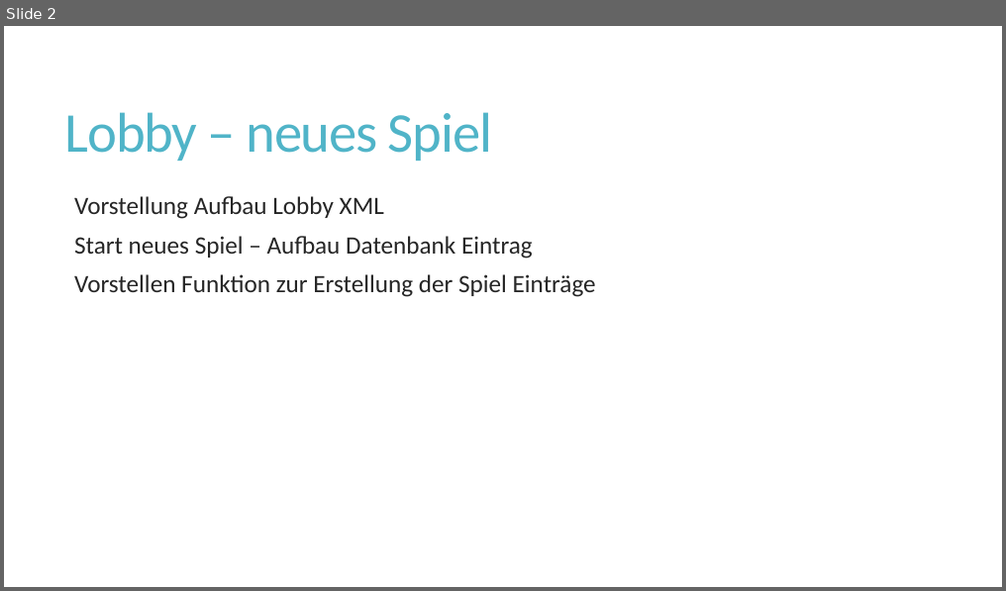
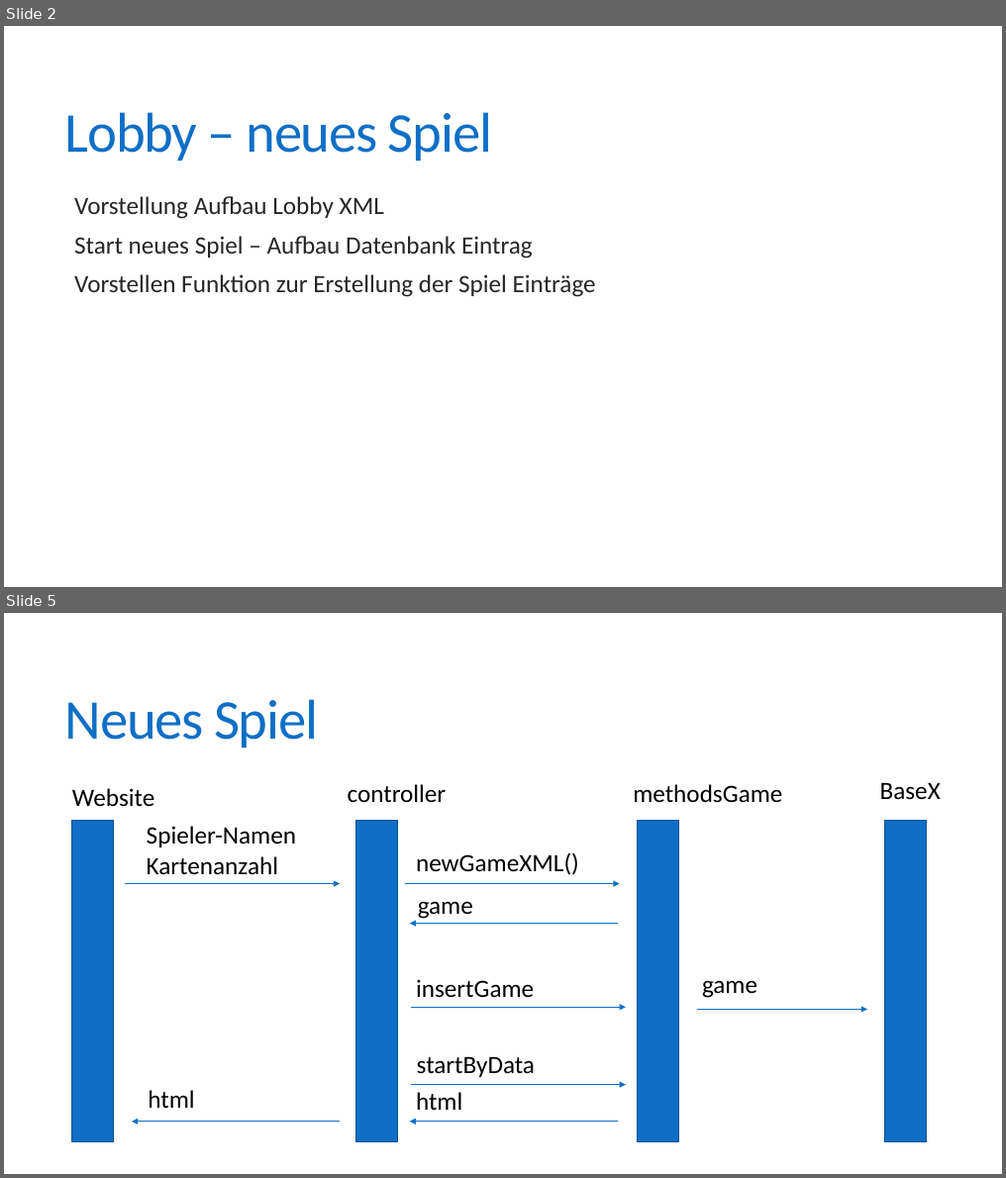
Before and after one commit to fborrmann/memory_game, a slide deck: Memory.pptx. Shown one above the other, each under a label of ours: slide 2 before the commit, slides 2 and 5 after it; the slides between them are not shown. The pictures are 1006x591 and 1006x1178 pixels, drawn with LibreOffice and Linux fonts; fonts in the diff are those of the drawing. Boxes give left, top, right and bottom in pixels: in the first picture for what was removed or moved away, otherwise in the second. Text is boxed around its words. In the diff, an @@ line names an element or a change of style, - is before the commit and + after.

```diff
--- a/Memory.pptx
+++ b/Memory.pptx
@@ slide 5 added at (4,613,1002,1174), background #FFFFFF @@
@@ title added at (65,699,318,748), 54 pt, text #0F6FC6 @@
+Neues Spiel
@@ text added at (72,788,155,807), 24 pt, text #000000 @@
+Website
@@ text added at (348,784,447,802), 24 pt, text #000000 @@
+controller
@@ text added at (633,784,782,803), 24 pt, text #000000 @@
+methodsGame
@@ text added at (880,782,941,799), 24 pt, text #000000 @@
+BaseX
@@ rectangle added at (71,820,113,1143), fill #0F6FC6, outline #0B5292 1 pt @@
@@ rectangle added at (355,820,398,1143), fill #0F6FC6, outline #0B5292 1 pt @@
@@ rectangle added at (638,820,679,1143), fill #0F6FC6, outline #0B5292 1 pt @@
@@ rectangle added at (885,820,927,1143), fill #0F6FC6, outline #0B5292 1 pt @@
@@ text added at (147,826,296,875), 24 pt, text #000000 @@
+Spieler-Namen
+Kartenanzahl
@@ text added at (416,853,579,875), 24 pt, text #000000 @@
+newGameXML()
@@ arrow added from (125, 884) to (341, 884), #0F6FC6 0.75 pt @@
@@ arrow added from (405, 884) to (620, 884), #0F6FC6 0.75 pt @@
@@ text added at (418,901,473,919), 24 pt, text #000000 @@
+game
@@ arrow added from (618, 924) to (410, 924), #0F6FC6 0.75 pt @@
@@ text added at (416,979,534,998), 24 pt, text #000000 @@
+insertGame
@@ text added at (702,980,757,998), 24 pt, text #000000 @@
+game
@@ arrow added from (411, 1008) to (626, 1008), #0F6FC6 0.75 pt @@
@@ arrow added from (697, 1010) to (868, 1010), #0F6FC6 0.75 pt @@
@@ text added at (417,1057,535,1077), 24 pt, text #000000 @@
+startByData
@@ arrow added from (411, 1084) to (626, 1084), #0F6FC6 0.75 pt @@
@@ text added at (148,1090,194,1108), 24 pt, text #000000 @@
+html
@@ text added at (416,1092,462,1110), 24 pt, text #000000 @@
+html
@@ arrow added from (341, 1122) to (132, 1122), #0F6FC6 0.75 pt @@
@@ arrow added from (618, 1122) to (410, 1122), #0F6FC6 0.75 pt @@
@@ slide 2 changed as well @@
@@ title "Lobby – neues Spiel" at (65,112,492,161): text colour #50B4C8 to #0F6FC6 @@
```
Also in this commit, not shown: 4 other slides changed, 3 other slides added.
